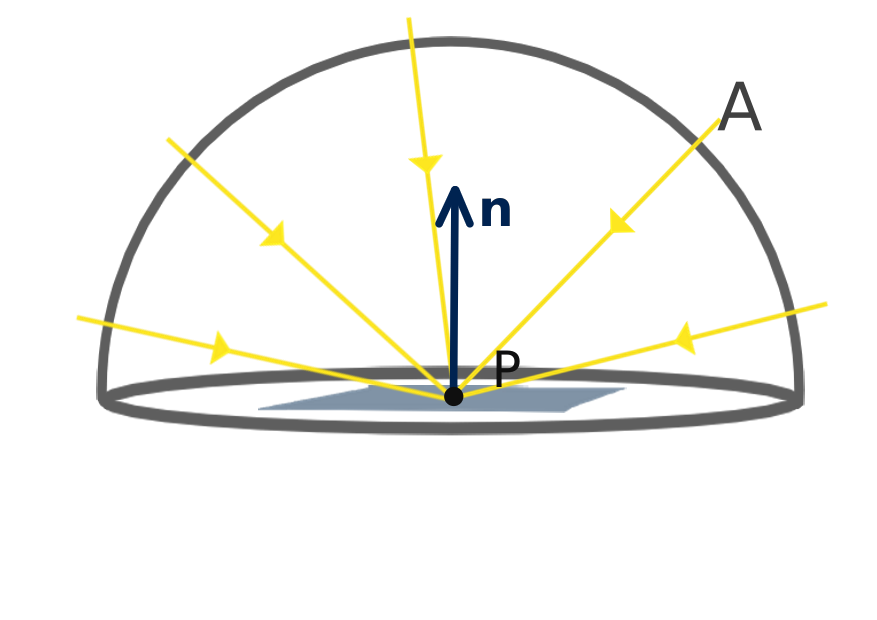
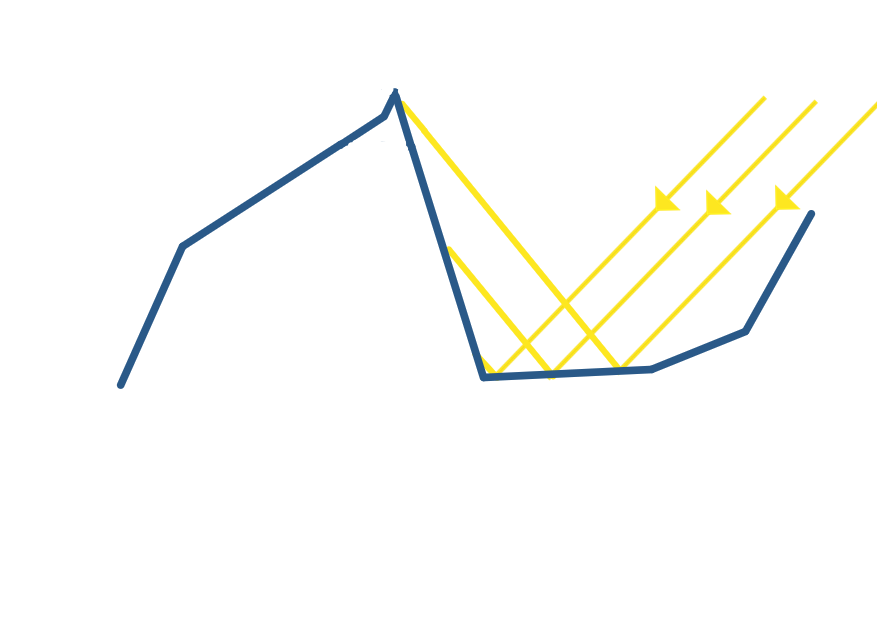
Two versions of the same layered image (877x620). Layer-by-layer changes:
added layer "MaskSurface" above "Layer 30" over [75, 64, 832, 436]
added layer "Layer 30" above "IncomingMask" over [384, 64, 640, 384]
added layer "IncomingMask" above "IncomingShadow" over [166, 16, 877, 436]
hid "Ppoint" over [384, 384, 512, 436]
hid "Normal" over [384, 128, 512, 436]
hid "IncomingsA" over [75, 16, 838, 436]
hid "AreaA" over [75, 16, 832, 436]
hid "SurfacePersp" over [224, 382, 672, 436]
